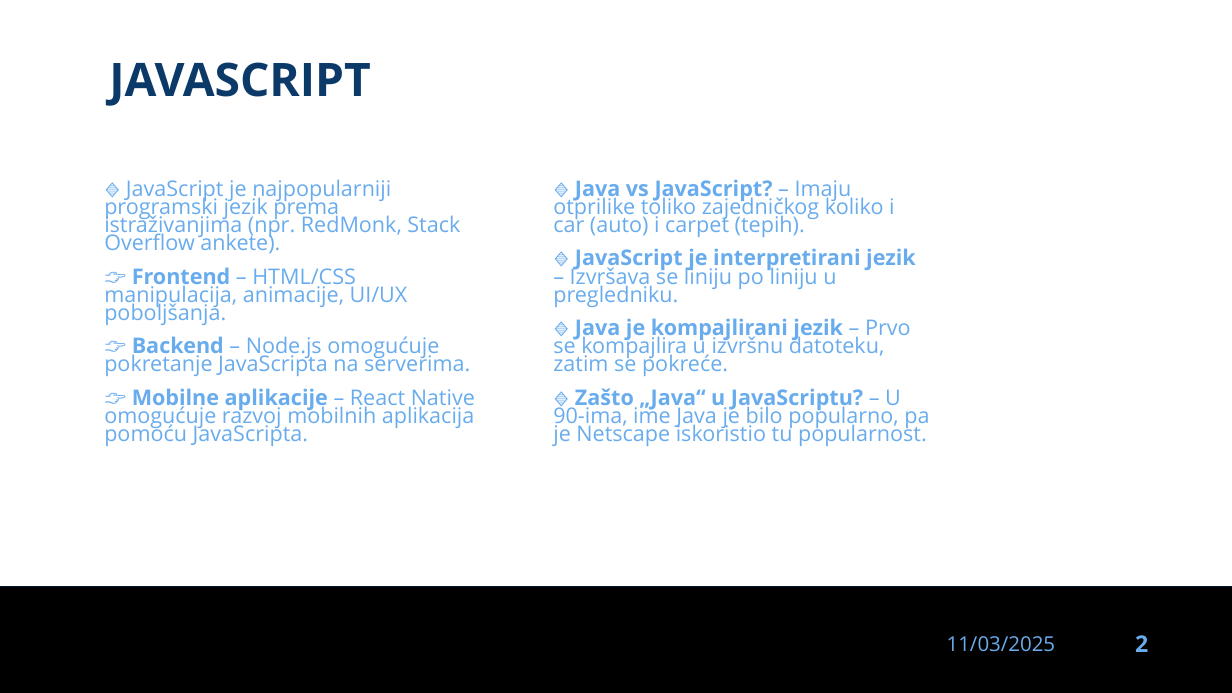
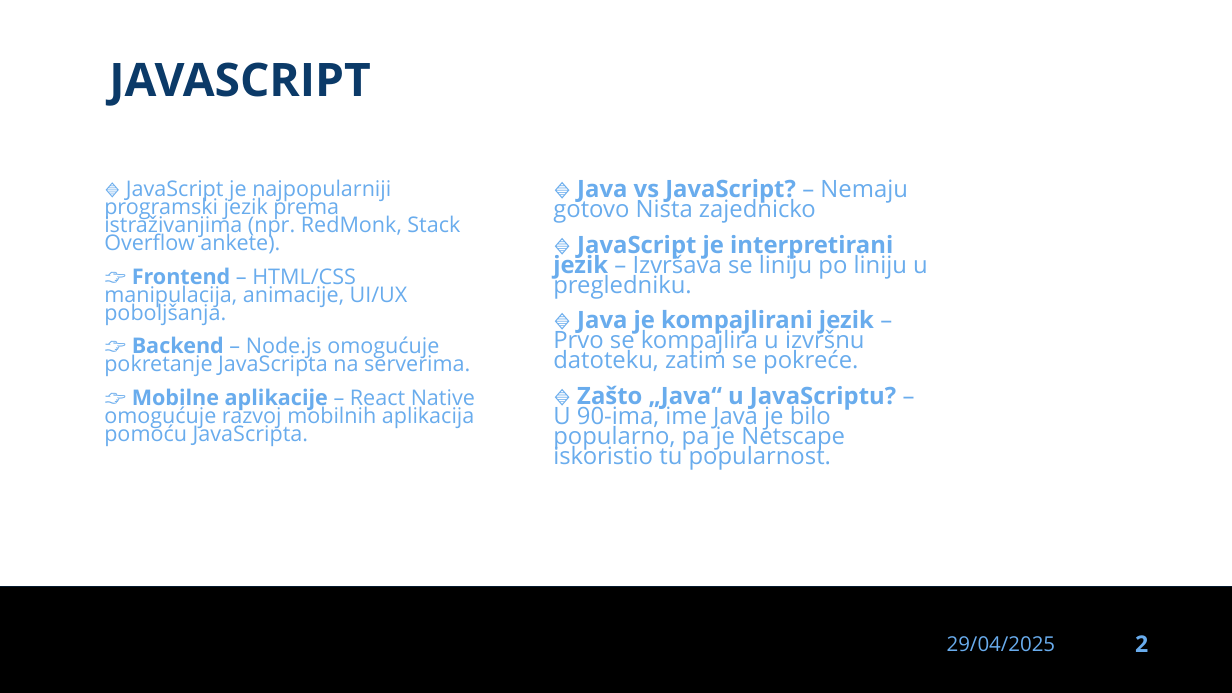
Before and after one commit to dinoDuvnjak/CTK, a slide deck: slide 2 of Bootcamp/javascript-uvod/javascript-uvod.pptx. Drawn at 1232x693 pixels with LibreOffice and Linux fonts; fonts in the diff are those of the drawing; background and template pictures are left out. Boxes give left, top, right and bottom in pixels: in the first picture for what was removed or moved away, otherwise in the second. Text is boxed around its words. In the diff, an @@ line names an element or a change of style, - is before the commit and + after.

```diff
--- a/Bootcamp/javascript-uvod/javascript-uvod.pptx
+++ b/Bootcamp/javascript-uvod/javascript-uvod.pptx
@@ text at (553, 179, 907, 223): text changed; size 16.8 to 18.6 pt @@
-🔹 Java vs JavaScript? – Imaju otprilike toliko zajedničkog koliko i car (auto) i carpet (tepih).
+🔹 Java vs JavaScript? – Nemaju gotovo Nista zajednicko
@@ text at (553, 235, 928, 470): size 16.8 to 18.6 pt in "🔹 JavaScript je interpretirani jezik – Izvršava ...", "🔹 Java je kompajlirani jezik – Prvo ...", "🔹 Zašto „Java“ u JavaScriptu? – U ..." @@
@@ text at (947, 636, 1056, 652): text changed @@
-11/03/2025
+29/04/2025
```
Also in this commit, not shown: 33 other slides changed, 8 other files.
